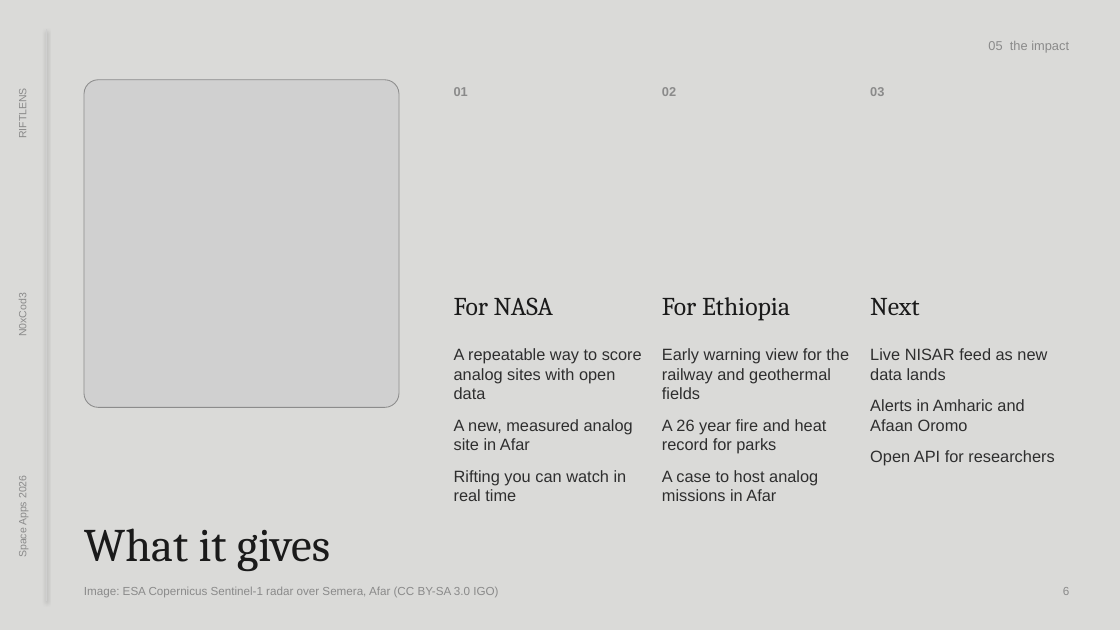
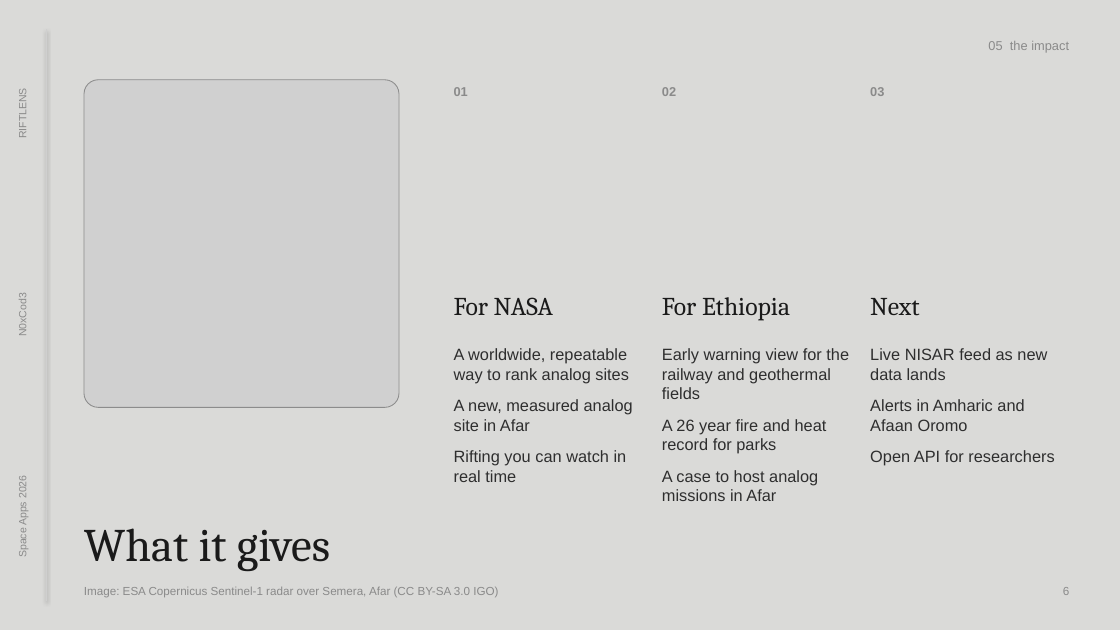
Before and after one commit to PicasoTheDeal/RIFTLENSE, a slide deck: slide 6 of pitch/RIFTLENS_pitch.pptx. Drawn at 1120x630 pixels with LibreOffice and Linux fonts; fonts in the diff are those of the drawing; grey boxes stand for pictures. Boxes give left, top, right and bottom in pixels: in the first picture for what was removed or moved away, otherwise in the second. Text is boxed around its words. In the diff, an @@ line names an element or a change of style, - is before the commit and + after.

Commit message:
Full app deisgn and data

```diff
--- a/pitch/RIFTLENS_pitch.pptx
+++ b/pitch/RIFTLENS_pitch.pptx
@@ text at bbox=[454, 348, 629, 384]: text changed @@
-A repeatable way to score analog sites with open data
+A worldwide, repeatable way to rank analog sites
```
Also in this commit, not shown: 3 other slides changed, 32 other files.
